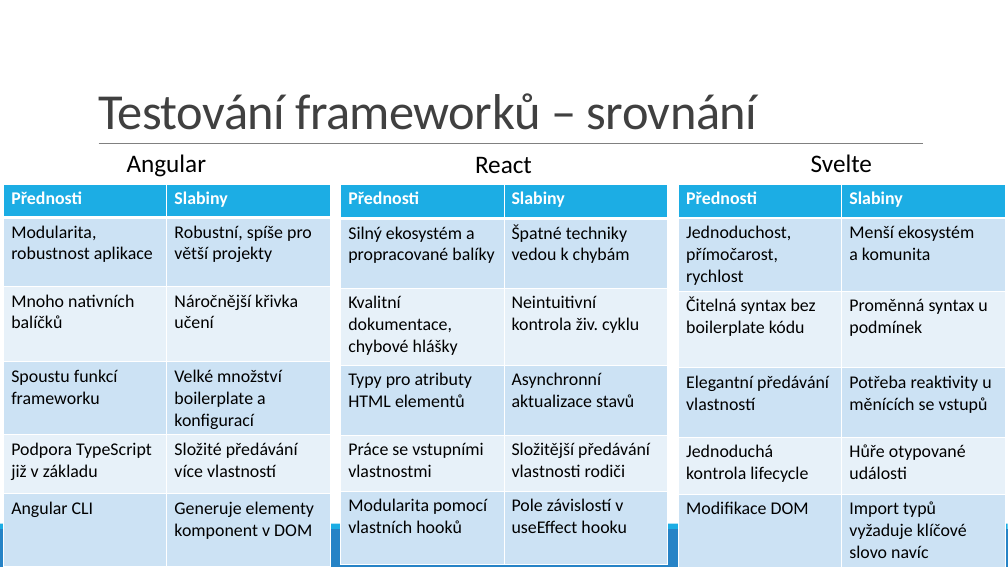
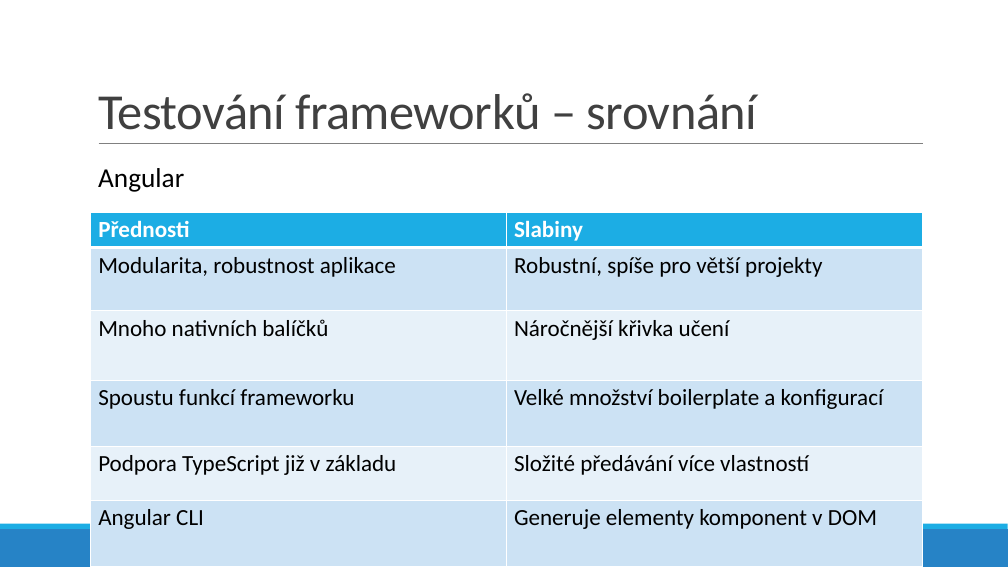
Before and after one commit to lukyncze/bachelor-thesis, a slide deck: slide 16 of presentation/prezentace-sukenik.pptx. Drawn at 1008x567 pixels with LibreOffice and Linux fonts; fonts in the diff are those of the drawing. Boxes give left, top, right and bottom in pixels: in the first picture for what was removed or moved away, otherwise in the second. Text is boxed around its words. In the diff, an @@ line names an element or a change of style, - is before the commit and + after.

```diff
--- a/presentation/prezentace-sukenik.pptx
+++ b/presentation/prezentace-sukenik.pptx
@@ text "Angular": place and size @@
-text "Angular" at [127, 154, 206, 177]
+text "Angular" at [98, 168, 184, 192]
@@ text "Angular" at [98, 168, 184, 192]: size 24 to 26 pt @@
@@ text removed at [475, 156, 532, 173] @@
-React
@@ text removed at [811, 154, 872, 172] @@
-Svelte
@@ table removed at [341, 185, 668, 565], 6 rows, 2 columns @@
-Přednosti | Slabiny
-Silný ekosystém a propracované balíky | Špatné techniky vedou k chybám
-Kvalitní dokumentace, chybové hlášky | Neintuitivní kontrola živ. cyklu
-Typy pro atributy HTML elementů | Asynchronní aktualizace stavů
-Práce se vstupními vlastnostmi | Složitější předávání vlastnosti rodiči
-Modularita pomocí vlastních hooků | Pole závislostí v useEffect hooku
@@ table removed at [679, 185, 1006, 565], 6 rows, 2 columns @@
-Přednosti | Slabiny
-Jednoduchost, přímočarost, rychlost | Menší ekosystém a komunita
-Čitelná syntax bez boilerplate kódu | Proměnná syntax u podmínek
-Elegantní předávání vlastností | Potřeba reaktivity u měnících se vstupů
-Jednoduchá kontrola lifecycle | Hůře otypované události
-Modifikace DOM | Import typů vyžaduje klíčové slovo navíc
@@ table at [91, 212, 923, 566] @@
@@ size 17 to 22 pt @@
@@ table: place and size @@
-table at [4, 185, 330, 565]
+table at [91, 212, 923, 566]
```
Also in this commit, not shown: 1 other slide changed, 3 slides added, 1 other file.
